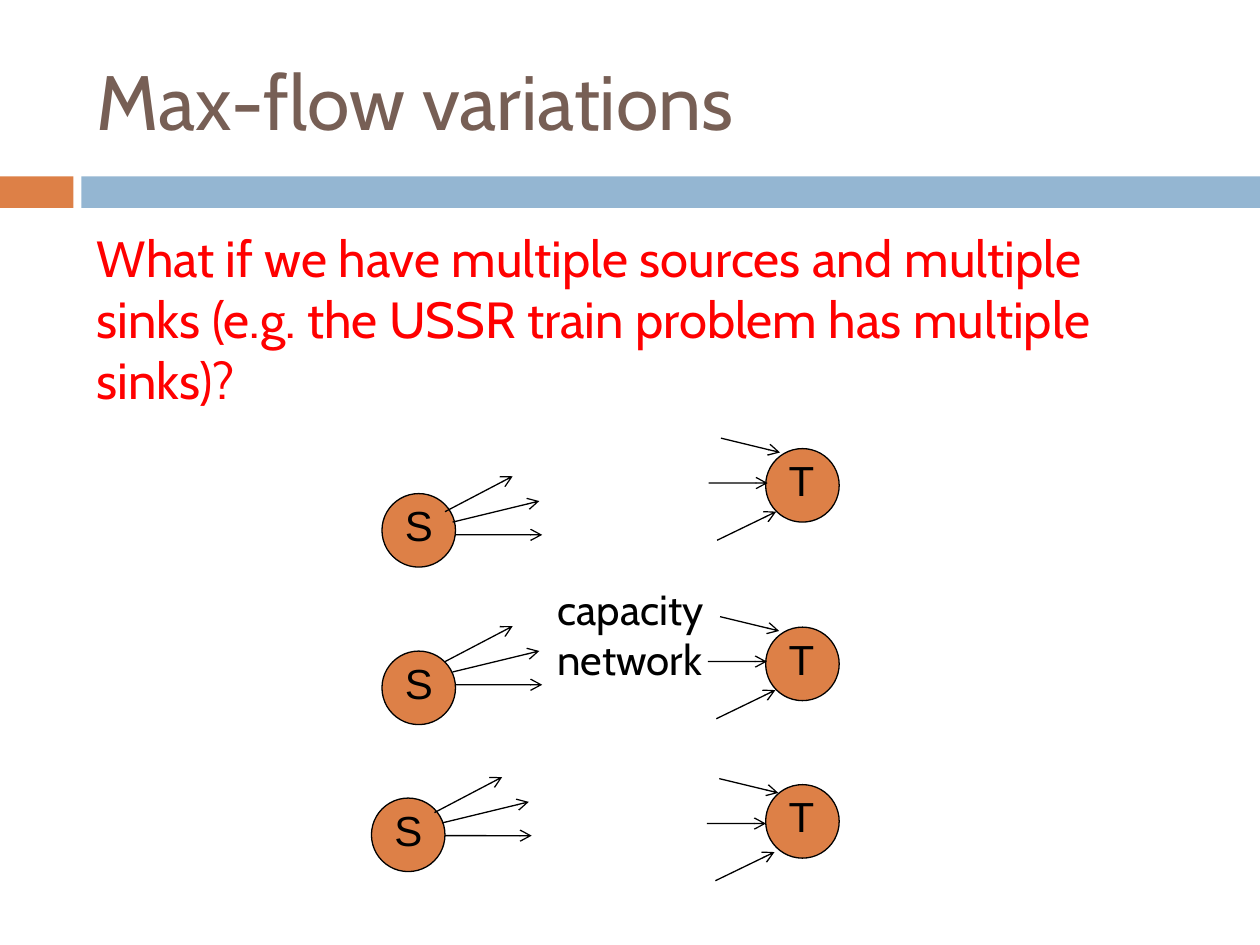
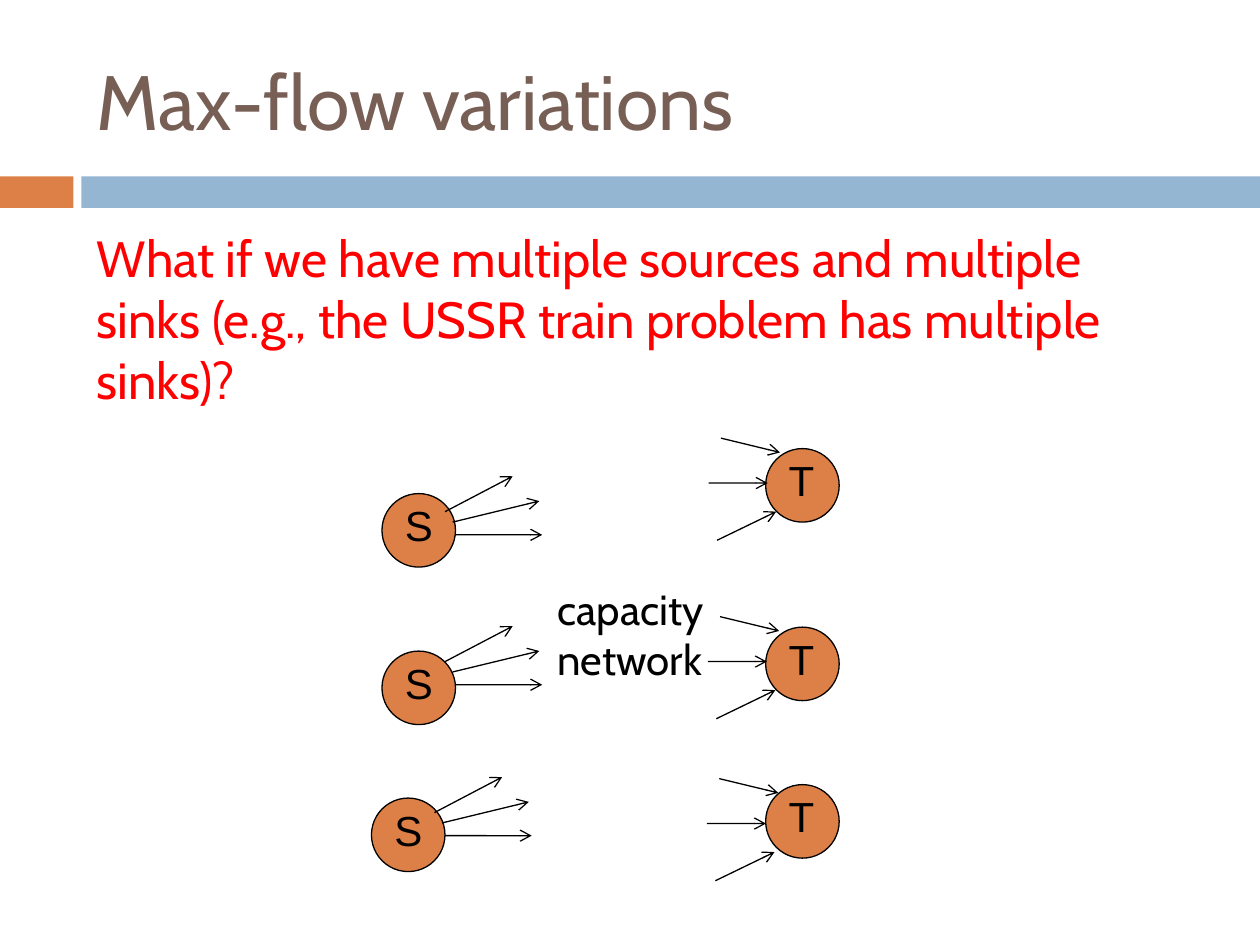
Before and after one commit to Collins-kariuk/Algorithms, a slide deck: slide 36 of Lectures/Lecture 22_Flow Applications.pptx. Drawn at 1260x945 pixels with LibreOffice and Linux fonts; fonts in the diff are those of the drawing. Boxes give left, top, right and bottom in pixels: in the first picture for what was removed or moved away, otherwise in the second. Text is boxed around its words. In the diff, an @@ line names an element or a change of style, - is before the commit and + after.

Commit message:
Review lecture 22_Flow Applications

```diff
--- a/Lectures/Lecture 22_Flow Applications.pptx
+++ b/Lectures/Lecture 22_Flow Applications.pptx
@@ text at (97, 239, 1101, 406): text changed @@
-What if we have multiple sources and multiple sinks (e.g. the USSR train problem has multiple sinks)?
+What if we have multiple sources and multiple sinks (e.g., the USSR train problem has multiple sinks)?
```
Also in this commit, not shown: 7 other slides changed.
